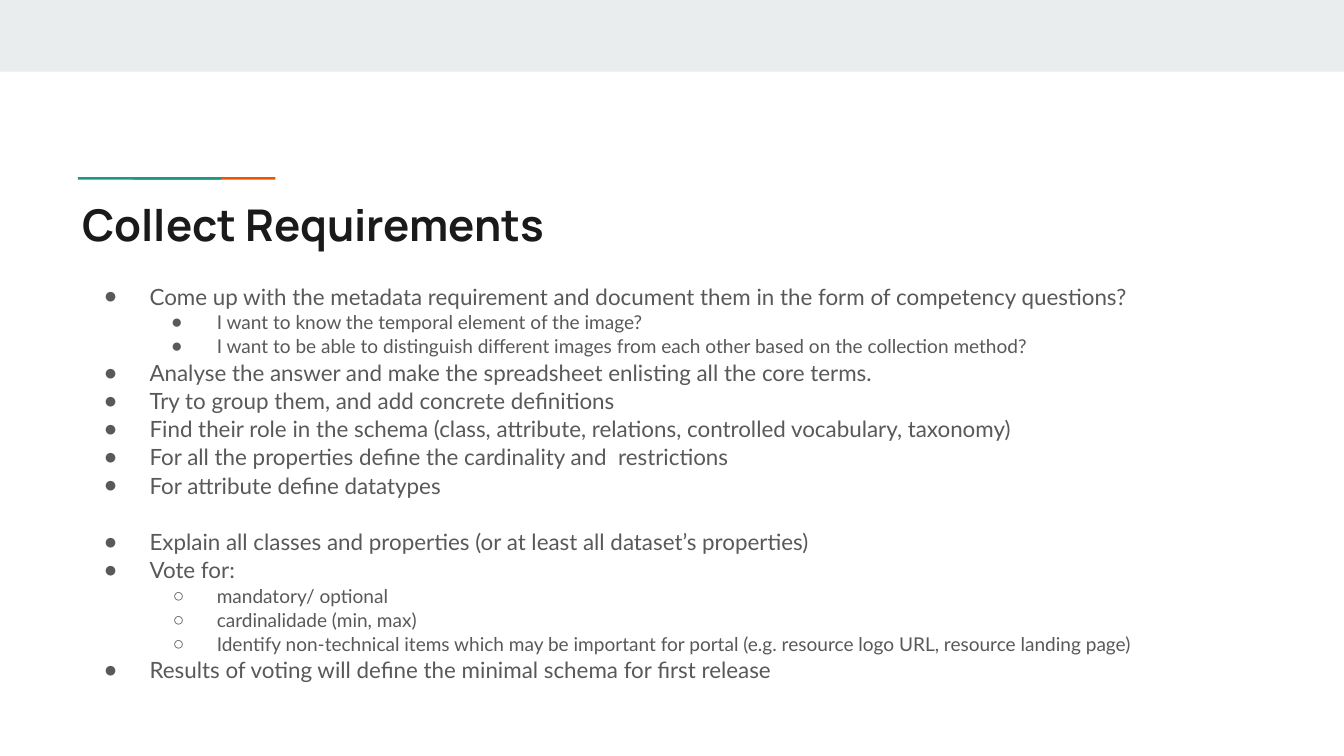
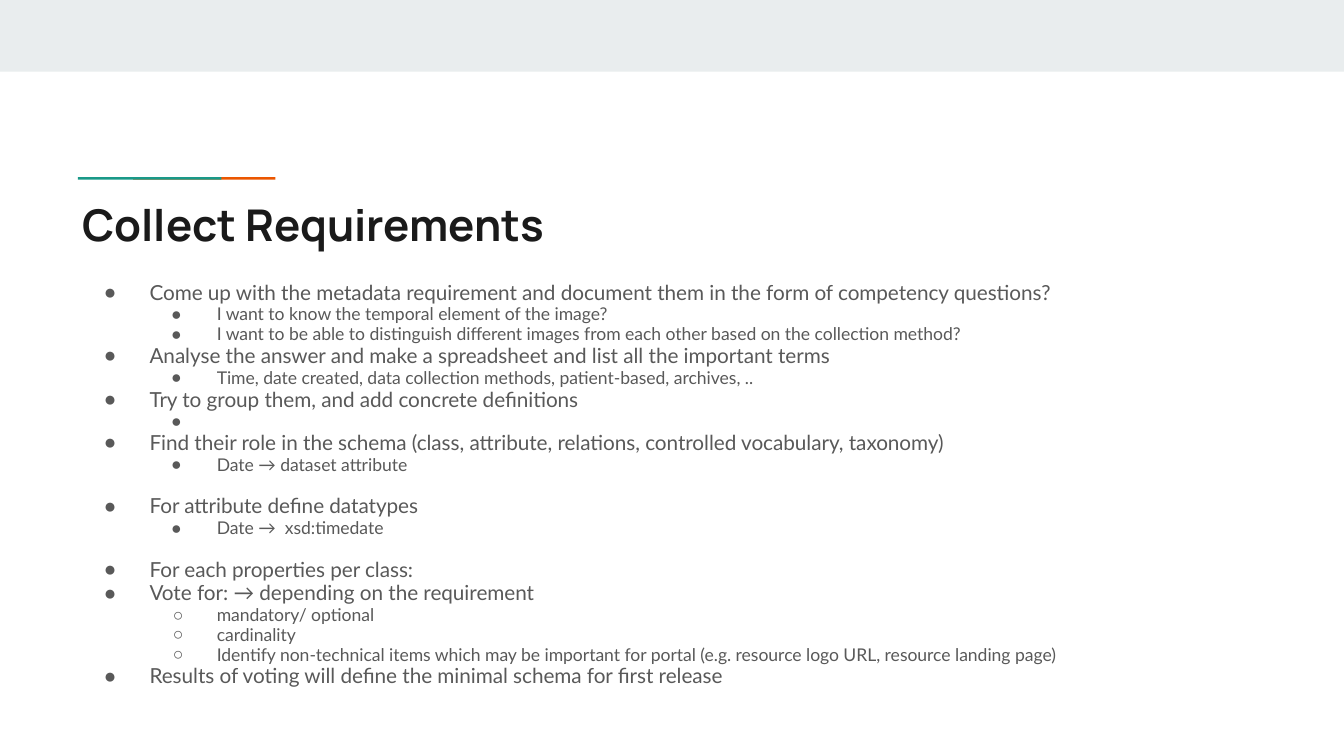
Before and after one commit to Health-RI/health-ri-metadata, a slide deck: slide 18 of Presentations/[DRAFT]HRI_Metadata_Schema_ImagingGroup_KickOff.pptx (slide 16 before the commit). Drawn at 1344x756 pixels with LibreOffice and Linux fonts; fonts in the diff are those of the drawing. Boxes give left, top, right and bottom in pixels: in the first picture for what was removed or moved away, otherwise in the second. Text is boxed around its words. In the diff, an @@ line names an element or a change of style, - is before the commit and + after.

Commit message:
update

```diff
--- a/Presentations/[DRAFT]HRI_Metadata_Schema_ImagingGroup_KickOff.pptx
+++ b/Presentations/[DRAFT]HRI_Metadata_Schema_ImagingGroup_KickOff.pptx
@@ text at bbox=[150, 284, 1056, 687]: size 12 to 11.1 pt in "Come up with the metadata requirement and ...", "Try to group them, and add concrete ...", "Find their role in the schema (class, ...", "For attribute define datatypes" and 1 more places; size 10.2 to 9.3 pt in "I want to know the temporal element ...", "I want to be able to distinguish ...", "mandatory/ optional", "Identify non-technical items which may be important ..."; line spacing 1.05 to 0.95 @@
@@ text at bbox=[150, 347, 830, 367]: text changed; size 12 to 9.3 pt @@
-● Analyse the answer and make the spreadsheet enlisting all the core terms.
+● Analyse the answer and make a spreadsheet and list all the important terms
+  ● Time, date created, data collection methods, patient-based, archives, ..
@@ text at bbox=[150, 448, 728, 469]: text changed; size 12 to 9.3 pt @@
-● For all the properties define the cardinality and restrictions
+  ● Date → dataset attribute
@@ text at bbox=[150, 521, 534, 604]: text changed; size 12 to 11.1 pt @@
-● Explain all classes and properties (or at least all dataset’s properties)
-● Vote for:
+  ● Date → xsd:timedate
+● For each properties per class:
+● Vote for: → depending on the requirement
@@ text at bbox=[217, 628, 296, 644]: text changed; size 10.2 to 9.3 pt @@
-  ○ cardinalidade (min, max)
+  ○ cardinality
```
Also in this commit, not shown: 8 other slides changed, 2 slides added.
